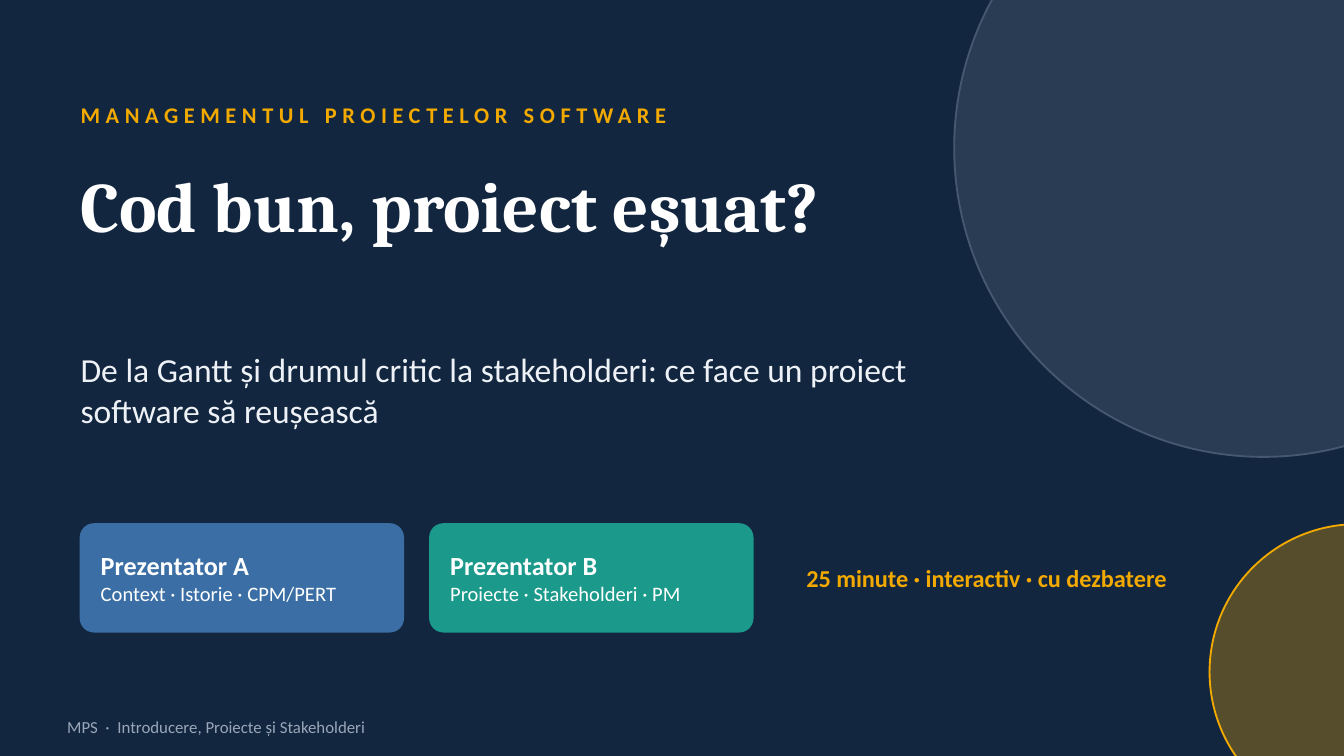
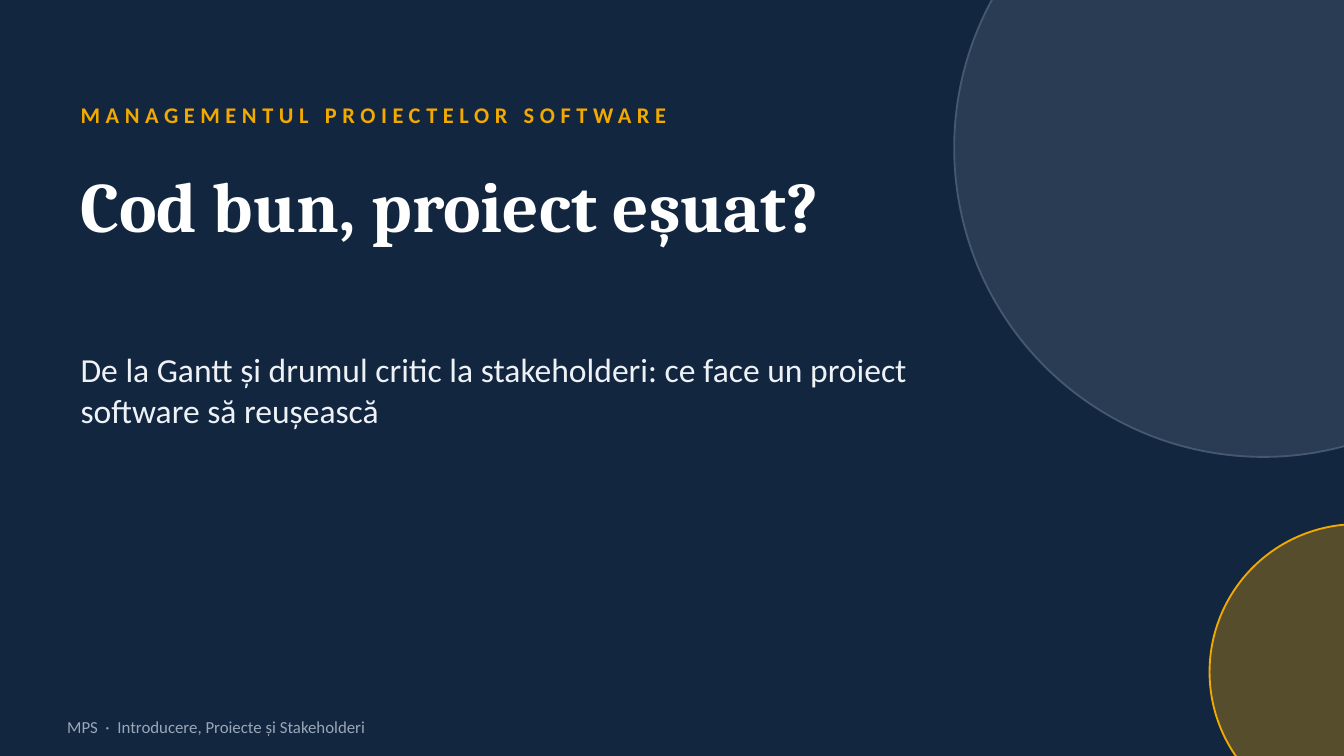
Before and after one commit to dobrinz123/PREZENTARE_MPS, a slide deck: slide 1 of Prezentare_MPS.pptx. Drawn at 1344x756 pixels with LibreOffice and Linux fonts; fonts in the diff are those of the drawing. Boxes give left, top, right and bottom in pixels: in the first picture for what was removed or moved away, otherwise in the second. Text is boxed around its words. In the diff, an @@ line names an element or a change of style, - is before the commit and + after.

```diff
--- a/Prezentare_MPS.pptx
+++ b/Prezentare_MPS.pptx
@@ rounded rectangle removed at [81, 524, 403, 632] @@
@@ rounded rectangle removed at [430, 524, 753, 632] @@
@@ text removed at [101, 558, 336, 602] @@
-Prezentator A
-Context · Istorie · CPM/PERT
@@ text removed at [450, 558, 680, 601] @@
-Prezentator B
-Proiecte · Stakeholderi · PM
@@ text removed at [806, 570, 1166, 587] @@
-25 minute · interactiv · cu dezbatere
```
Also in this commit, not shown: 8 other slides changed, 2 slides added, 3 slides removed, 3 other files.
